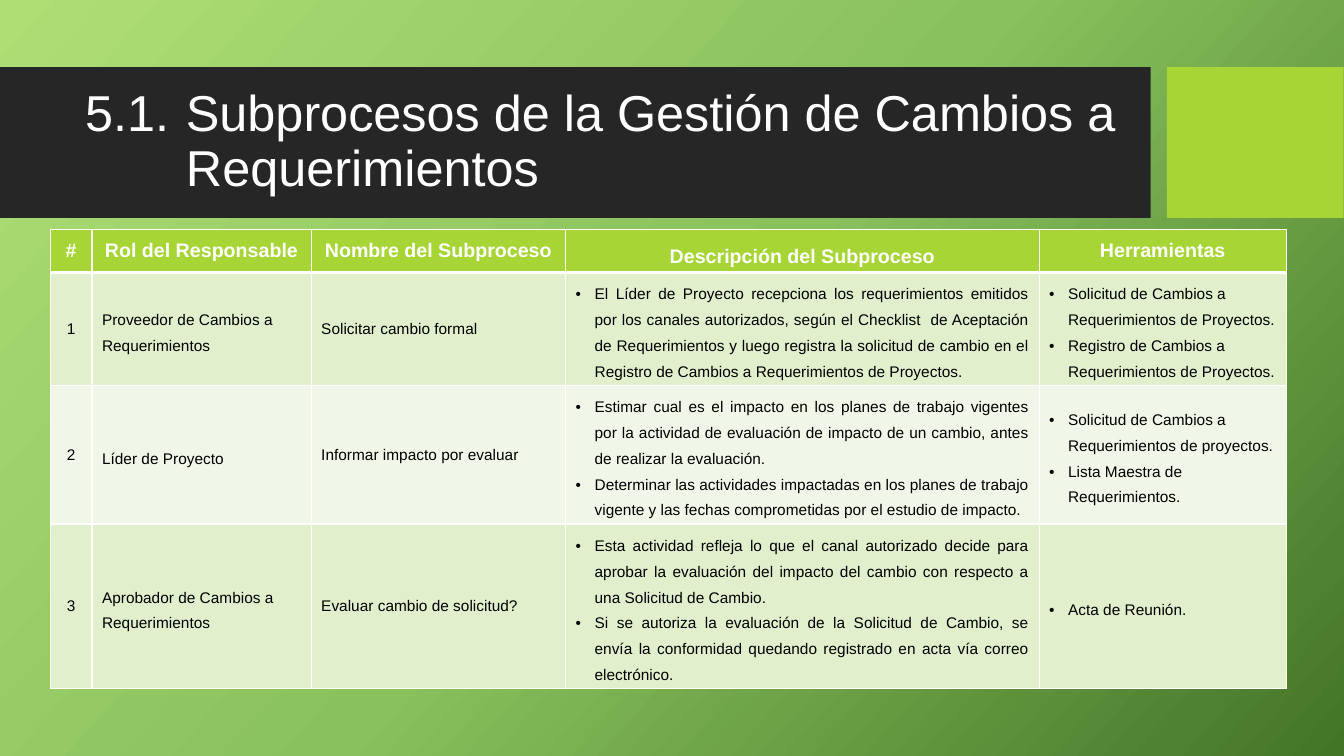
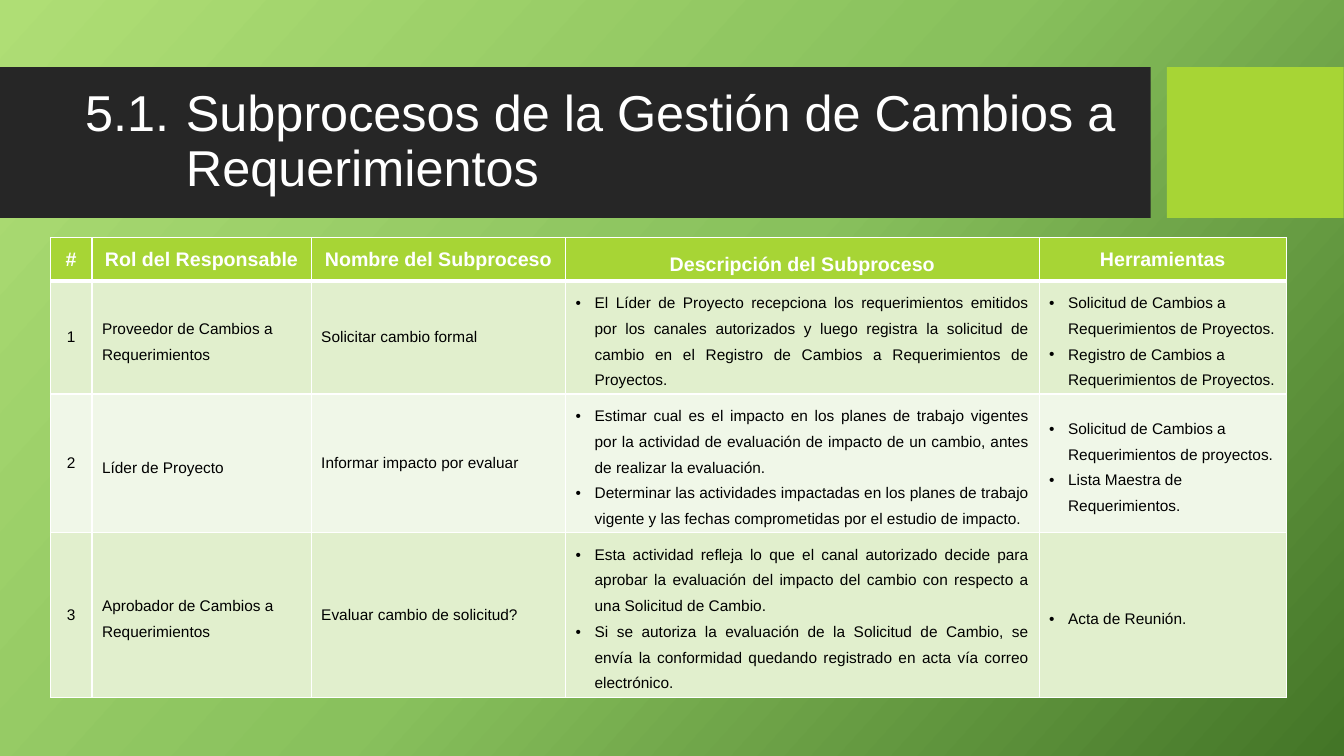
Before and after one commit to cjbensan/sistema-facturacion-inventario, a slide deck: slide 10 of CMMI-Nivel-2/REQM/PGCREQM_0.1_2015.pptx. Drawn at 1344x756 pixels with LibreOffice and Linux fonts; fonts in the diff are those of the drawing; background and template pictures are left out. Boxes give left, top, right and bottom in pixels: in the first picture for what was removed or moved away, otherwise in the second. Text is boxed around its words. In the diff, an @@ line names an element or a change of style, - is before the commit and + after.

```diff
--- a/CMMI-Nivel-2/REQM/PGCREQM_0.1_2015.pptx
+++ b/CMMI-Nivel-2/REQM/PGCREQM_0.1_2015.pptx
@@ table at [50,238,1286,730] @@
-row 2, column 4: El Líder de Proyecto recepciona los requerimientos emitidos por los canales autorizados, según el Checklist de Aceptación de Requerimientos y luego registra la solicitud de cambio en el Registro de Cambios a Requerimientos de Proyectos.
+row 2, column 4: El Líder de Proyecto recepciona los requerimientos emitidos por los canales autorizados y luego registra la solicitud de cambio en el Registro de Cambios a Requerimientos de Proyectos.
@@ table: place and size @@
-table at [50,229,1286,721]
+table at [50,238,1286,730]
```
Also in this commit, not shown: 3 other slides changed, 1 other file.
